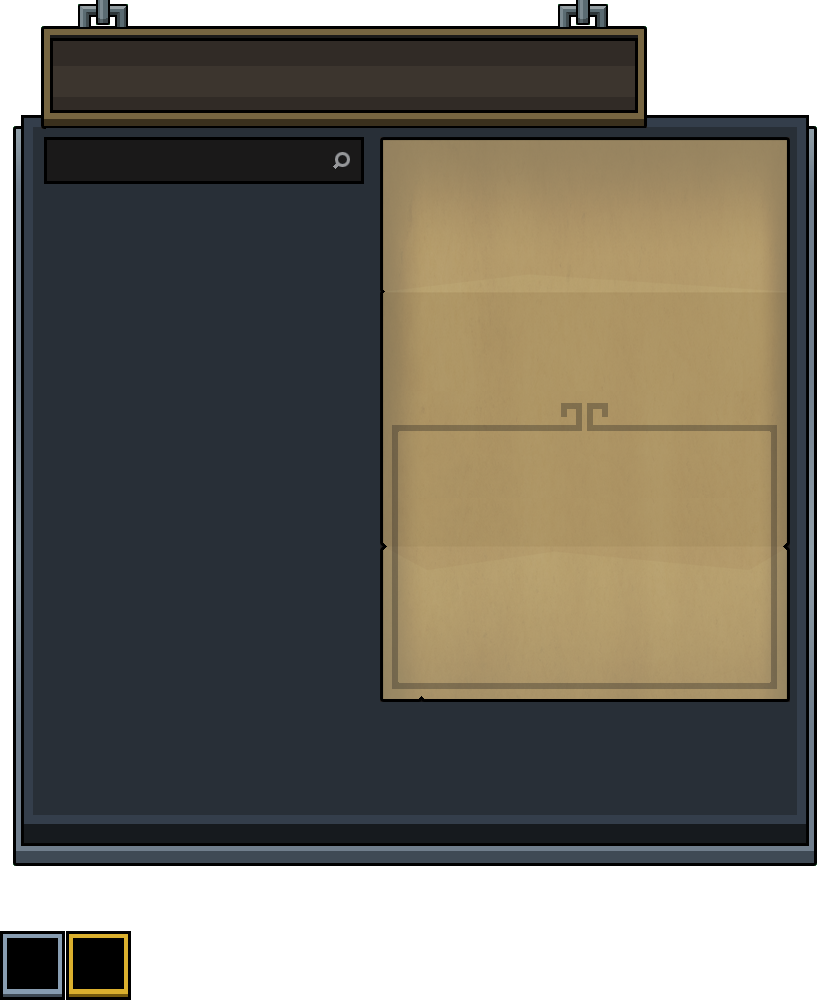
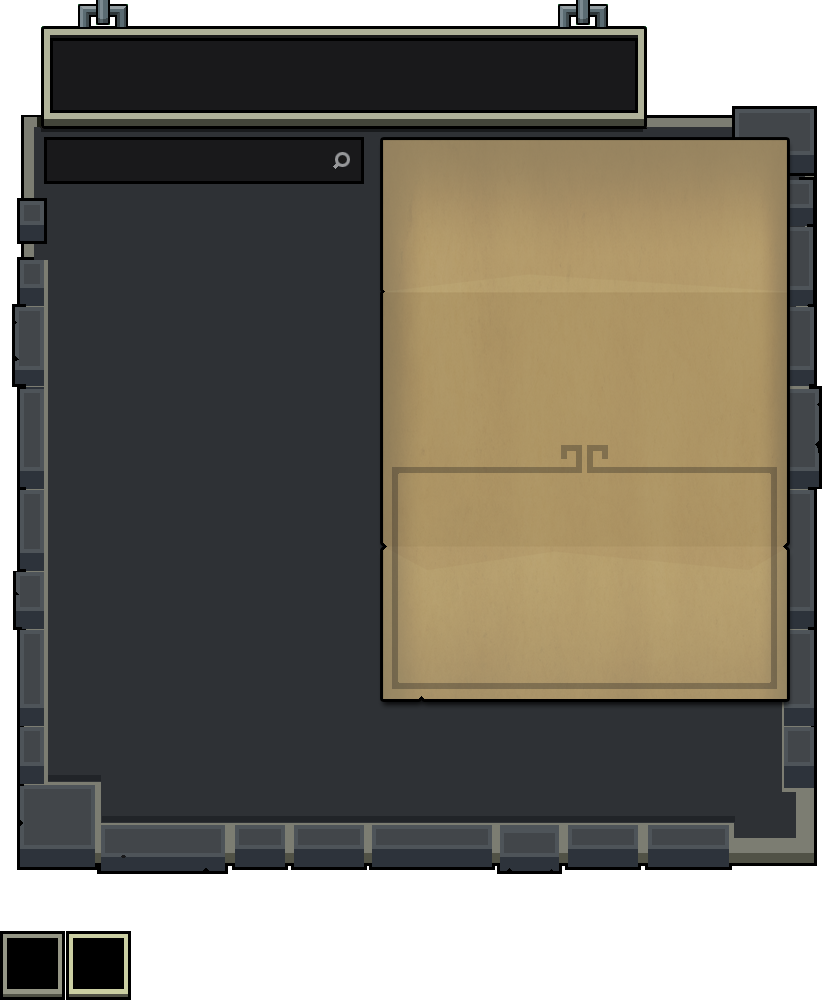
Layer changes from the first (840, 1000) image to the second:
added layer "scrollwork" (31%) above "Layer 3" over [392, 445, 777, 498]
renamed "Layer 2" to "Layer 3", opacity 45% → 100%, moved it out of group "base", painted on it, masked it over [19, 140, 822, 997]
removed layer "Layer 1" from group "base" over [20, 114, 810, 847]
hid "Layer 0", painted on it over [3, 29, 817, 997]
removed layer "Layer 0 copy" over [44, 137, 790, 702]
removed group "base" (3 layers) over [19, 114, 822, 997]
removed layer "border" (was 96%) from group "base" over [24, 118, 806, 824]
added layer "mid" above "stones" over [48, 775, 735, 822]
added layer "stones" above "mortar" over [12, 106, 822, 874]
added layer "mortar" above "Layer 2" over [20, 228, 815, 863]
added layer "Layer 2" above "Layer 8" over [3, 29, 817, 997]
